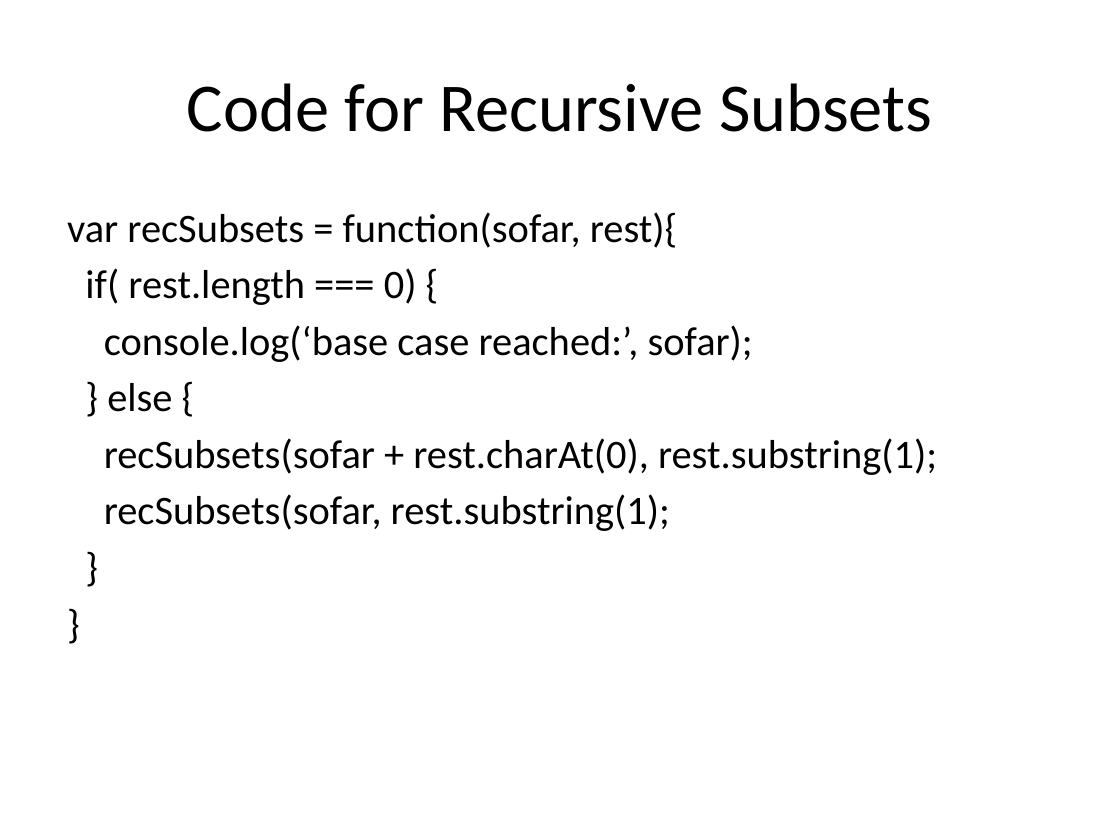
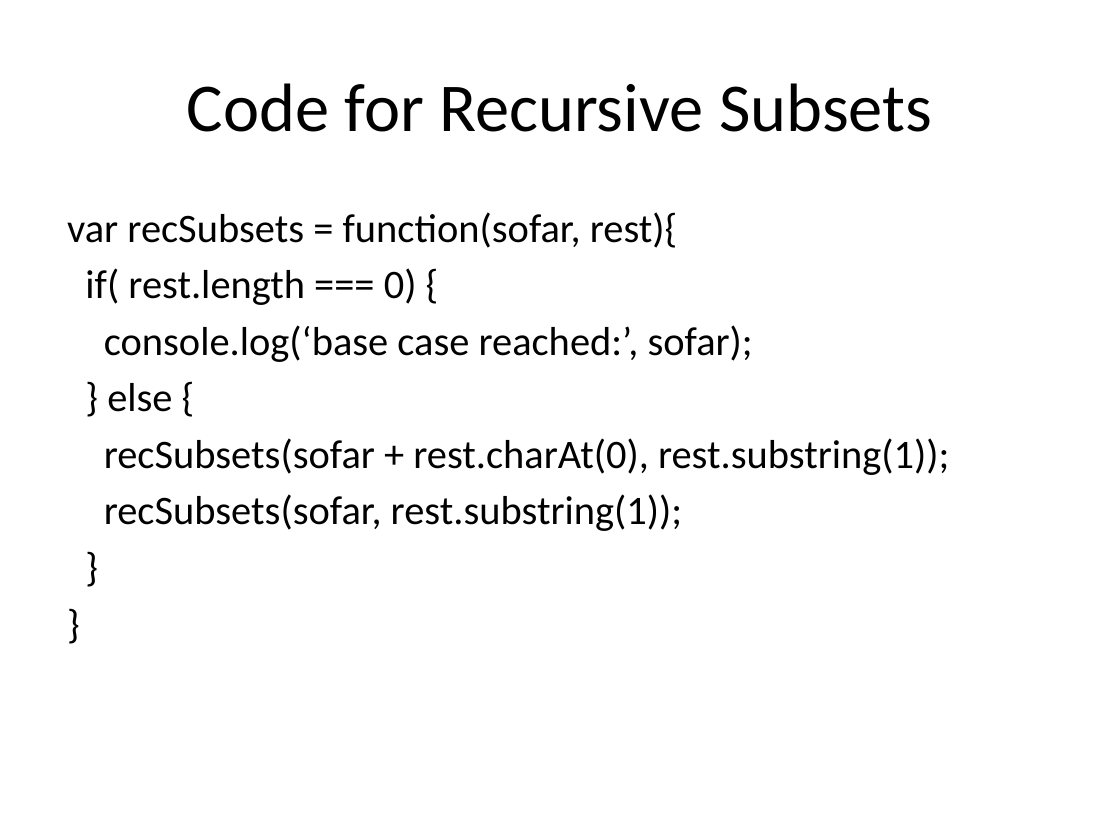
Before and after one commit to azavadil/az_recursion, a slide deck: slide 2 of recursivePatterns.pptx. Drawn at 1120x840 pixels with LibreOffice and Linux fonts; fonts in the diff are those of the drawing. Boxes give left, top, right and bottom in pixels: in the first picture for what was removed or moved away, otherwise in the second. Text is boxed around its words. In the diff, an @@ line names an element or a change of style, - is before the commit and + after.

```diff
--- a/recursivePatterns.pptx
+++ b/recursivePatterns.pptx
@@ text at (104,438,949,531): text changed @@
-recSubsets(sofar + rest.charAt(0), rest.substring(1);
-recSubsets(sofar, rest.substring(1);
+recSubsets(sofar + rest.charAt(0), rest.substring(1));
+recSubsets(sofar, rest.substring(1));
```
Also in this commit, not shown: 1 other slide changed, 2 other files.
